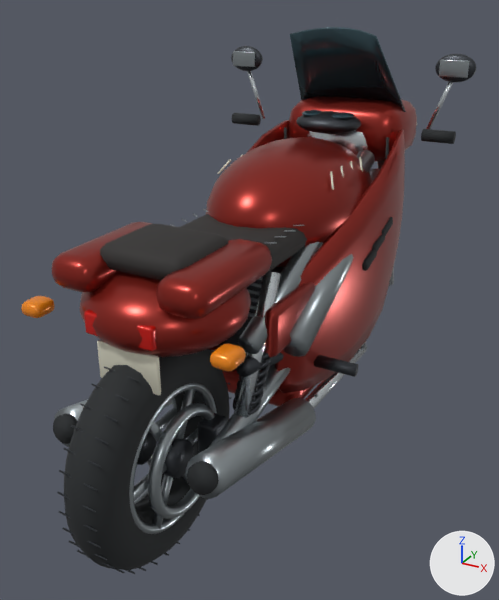
Before and after pictures for a commit that changed the glTF model assets/models/phantom.glb.
Rendered twice from a camera (50 mm lens) standing at (1.05, -2.14, 1.56) and looking at (-0.06, -0.11, 0.55). Every picture has the same lights, and +X, +Y and +Z are marked at lower right. The older version comes first. Where no turn or scale is listed for an object, it has been applied to the vertices. Vertices at exactly the same position are counted once.

The first picture shows 'Brushed steel', 'Brushed steel.001', 'Chrome', 'Engine', 'Engine.001', 'Glass', 'Headlight', 'Indicator', 'Paint', 'Rubber', 'Rubber.001', 'Seat leather' and 1 more.
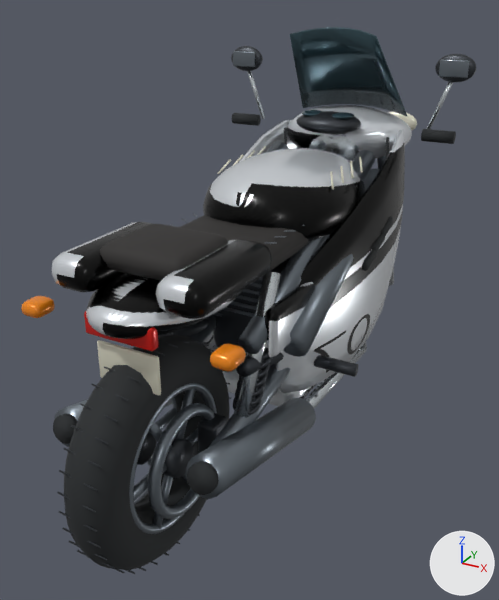
Pixel boxes [x1, y1, x2, y2] of what changed, in the pictures (499 x 600 px; the box of a moved part takes in the faces that stretch with it):
'Paint', surface changed, reshaped, moved (red to grey): before [52, 97, 417, 407]; after [52, 105, 412, 407]
'Brushed steel', recoloured: [55, 51, 470, 497] in both
'Brushed steel.001', recoloured: [129, 383, 217, 534] in both
part 1 of me_sphere, moved or reshaped: [265, 282, 315, 357] in both
part 2 of me_sphere, moved or reshaped (mostly hidden): before [209, 120, 290, 349]; after [203, 120, 297, 349]
part 3 of me_sphere, moved or reshaped: [52, 222, 153, 292] in both
part 4 of me_sphere, moved or reshaped: before [275, 130, 405, 393]; after [275, 129, 405, 393]
part 5 of me_sphere, moved or reshaped: [156, 239, 272, 319] in both
part 6 of me_sphere, moved or reshaped: before [211, 346, 317, 407]; after [211, 345, 317, 407]
part 7 of me_sphere, added: after [203, 148, 365, 241]
part 8 of me_sphere, added: after [86, 273, 242, 339]
part 9 of me_sphere, added: after [287, 105, 412, 159]
part 10 of me_sphere, deleted (red): before [206, 137, 372, 267]
part 11 of me_sphere, deleted (red): before [80, 271, 251, 357]
part 12 of me_sphere, deleted (red): before [289, 97, 417, 162]

What changed in the scene script:
```text
Add img_bike_livery_albedo:
    img_bike_livery_albedo = load_image('bike_livery_albedo', '_unpacked/bike_livery_albedo', 1024, 512, 'sRGB')
Add img_bike_livery_normal:
    img_bike_livery_normal = load_image('bike_livery_normal', '_unpacked/bike_livery_normal', 1024, 512, 'Non-Color')
Add img_bike_livery_roughness:
    img_bike_livery_roughness = load_image('bike_livery_roughness', '_unpacked/bike_livery_roughness', 1024, 512, 'Non-Color')
Change mat_brushed_steel:
    mat_brushed_steel.base_color: (0.34, 0.38, 0.4) -> (0.19, 0.22, 0.25)  # grey #9ea6aa -> grey #798189
Change mat_paint:
    remove # nodes: BsdfPrincipled, OutputMaterial
    remove # colours: red #952c23
    nodes: BsdfPrincipled, Math, NormalMap, OutputMaterial, SeparateColor, TexImage x3
    uses the picture img_bike_livery_albedo
    uses the picture img_bike_livery_normal
    uses the picture img_bike_livery_roughness
Change me_sphere:
    used by ob_paint; location = (0.0, 0.12, 0.87)
    remove me_sphere.from_pydata(...)  # 1882 vertices, 3720 faces; spans x -0.32..0.32, y -1.05..1.03, z -0.64..0.3
    add me_sphere.from_pydata(...)  # 2668 vertices, 5292 faces; spans x -0.32..0.32, y -0.97..1.15, z 0.23..1.15
    me_sphere part 1: the loose piece of 80 vertices spanning x 0.2..0.24, y -0.62..-0.32, z -0.31..-0.15 is moved by (0.0, 0.12, 0.87)
    me_sphere part 2: the loose piece of 126 vertices spanning x -0.32..-0.16, y -0.5..0.71, z -0.58..0.21 is moved by (0.0, 0.12, 0.87)
    me_sphere part 3: the loose piece of 96 vertices spanning x -0.25..-0.09, y -1.02..-0.62, z -0.03..0.07 is moved by (0.0, 0.12, 0.87)
    me_sphere part 4: the loose piece of 126 vertices spanning x 0.16..0.32, y -0.5..0.71, z -0.58..0.21 is moved by (0.0, 0.12, 0.87)
    me_sphere part 5: the loose piece of 96 vertices spanning x 0.09..0.25, y -1.02..-0.62, z -0.03..0.07 is moved by (0.0, 0.12, 0.87)
    me_sphere part 6: the loose piece of 96 vertices spanning x -0.22..0.22, y -0.41..0.33, z -0.64..-0.52 is moved by (0.0, 0.12, 0.87)
    me_sphere part 7: a new loose piece of 706 vertices spanning x -0.26..0.26, y -0.29..0.48, z 0.74..1.06, in mat_paint
    me_sphere part 8: a new loose piece of 450 vertices spanning x -0.19..0.19, y -0.97..-0.5, z 0.74..0.88, in mat_paint
    me_sphere part 9: a new loose piece of 450 vertices spanning x -0.26..0.26, y 0.47..0.91, z 0.93..1.15, in mat_paint
    me_sphere part 10: the loose piece of 362 vertices spanning x -0.27..0.27, y -0.43..0.43, z -0.22..0.22 is deleted
    me_sphere part 11: the loose piece of 362 vertices spanning x -0.24..0.24, y -1.05..-0.59, z -0.21..0.03 is deleted
    me_sphere part 12: the loose piece of 96 vertices spanning x -0.25..0.25, y 0.39..0.75, z 0.07..0.3 is deleted
    other edits to the shape of me_sphere do not show in these pictures
Change ob_paint:
    ob_paint.location: (0.0, 0.12, 0.87) -> (0.0, 0.0, 0.0)
```
